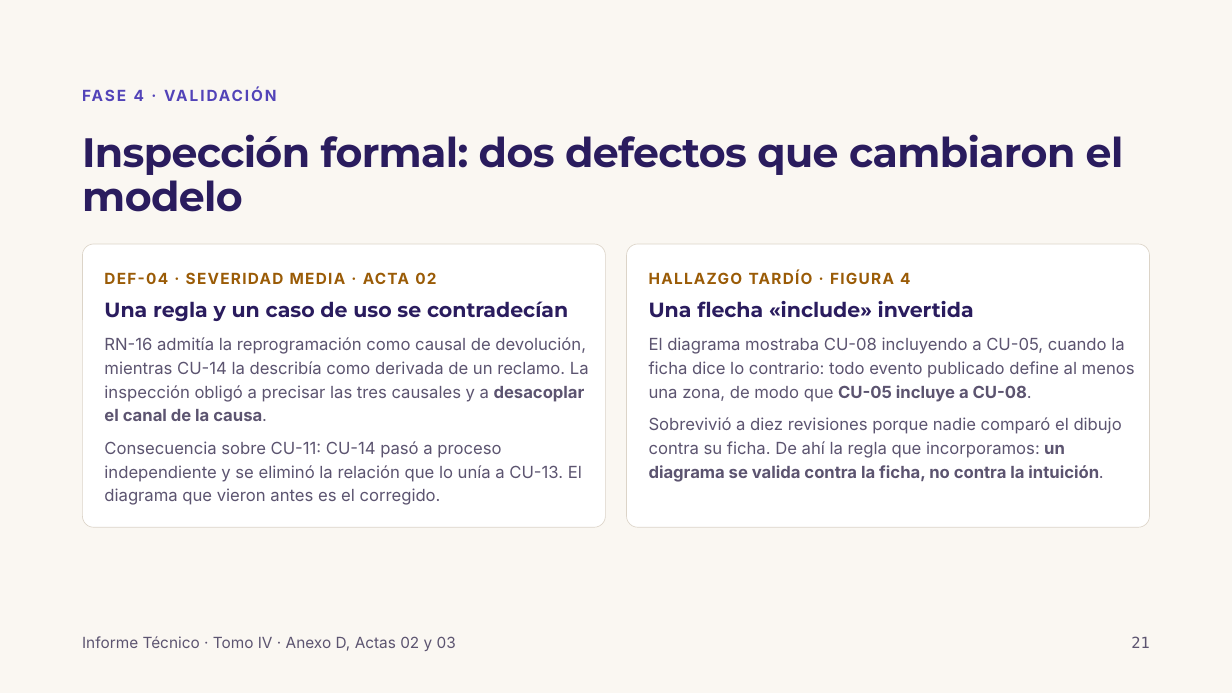
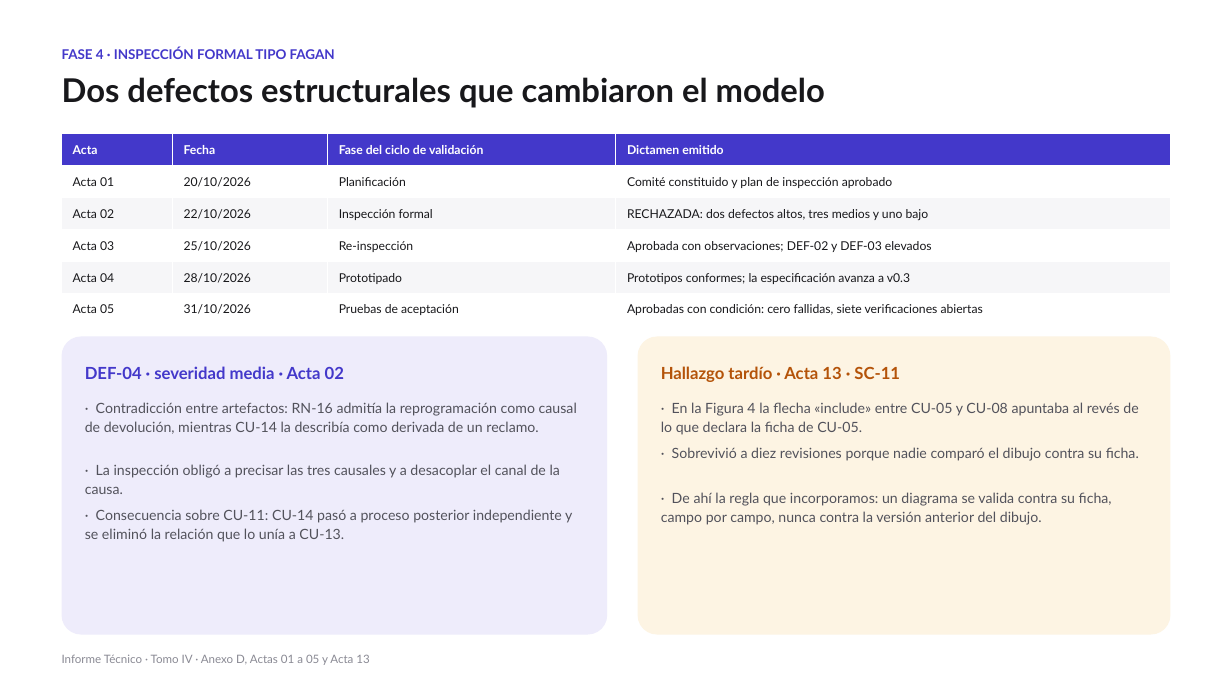
Before and after one commit to wdelgadoc/Grupo5-IR-UNFV, a slide deck: slide 20 of Presentacion_VAOPE_CU-11_Grupo_5.pptx (slide 21 before the commit). Drawn at 1232x693 pixels with LibreOffice and Linux fonts; fonts in the diff are those of the drawing. Boxes give left, top, right and bottom in pixels: in the first picture for what was removed or moved away, otherwise in the second. Text is boxed around its words. In the diff, an @@ line names an element or a change of style, - is before the commit and + after.

```diff
--- a/Presentacion_VAOPE_CU-11_Grupo_5.pptx
+++ b/Presentacion_VAOPE_CU-11_Grupo_5.pptx
@@ background #FAF7F2 to #FFFFFF @@
@@ text at (62,47,335,59): text changed; size 12 to 10.5 pt; font Inter to Lato; text colour #5243B8 to #4338CA @@
-FASE 4 · VALIDACIÓN
+FASE 4 · INSPECCIÓN FORMAL TIPO FAGAN
@@ text at (62,77,825,108): text changed; size 32 to 25.5 pt; font Montserrat to Lato; text colour #2A1C5E to #18181B @@
-Inspección formal: dos defectos que cambiaron el modelo
+Dos defectos estructurales que cambiaron el modelo
@@ table added at (62,133,1171,325), 6 rows, 4 columns @@
+Acta | Fecha | Fase del ciclo de validación | Dictamen emitido
+Acta 01 | 20/10/2026 | Planificación | Comité constituido y plan de inspección aprobado
+Acta 02 | 22/10/2026 | Inspección formal | RECHAZADA: dos defectos altos, tres medios y uno bajo
+Acta 03 | 25/10/2026 | Re-inspección | Aprobada con observaciones; DEF-02 y DEF-03 elevados
+Acta 04 | 28/10/2026 | Prototipado | Prototipos conformes; la especificación avanza a v0.3
+Acta 05 | 31/10/2026 | Pruebas de aceptación | Aprobadas con condición: cero fallidas, siete verificaciones abiertas
@@ text removed at (649,271,910,284) @@
-HALLAZGO TARDÍO · FIGURA 4
@@ text removed at (104,301,568,321) @@
-Una regla y un caso de uso se contradecían
@@ text removed at (649,301,974,318) @@
-Una flecha «include» invertida
@@ rounded rectangle: place and size @@
-rounded rectangle at (82,244,605,528)
+rounded rectangle at (62,336,608,635)
@@ rounded rectangle at (62,336,608,635): fill #FFFFFF to #EEECFB; outline #DCD4C8 0.5 pt to none; proportions changed @@
@@ rounded rectangle: place and size @@
-rounded rectangle at (627,244,1150,528)
+rounded rectangle at (638,336,1171,635)
@@ rounded rectangle at (638,336,1171,635): fill #FFFFFF to #FDF4E3; outline #DCD4C8 0.5 pt to none; proportions changed @@
@@ text removed at (649,337,1135,402) @@
-El diagrama mostraba CU-08 incluyendo a CU-05, cuando la ficha dice lo contrario: todo evento publicado define al menos una zona, de modo que CU-05 incluye a CU-08.
@@ text at (85,366,344,379): text changed; size 12 to 13 pt; font Inter to Lato; text colour #9A5B06 to #4338CA @@
-DEF-04 · SEVERIDAD MEDIA · ACTA 02
+DEF-04 · severidad media · Acta 02
@@ text added at (661,366,900,382), 13 pt, text #B45309, bold @@
+Hallazgo tardío · Acta 13 · SC-11
@@ text at (85,402,577,434): text changed; size 13 to 11 pt; font Inter to Lato; text colour #5C5470 to #52525B @@
-RN-16 admitía la reprogramación como causal de devolución, mientras CU-14 la describía como derivada de un reclamo. La inspección obligó a precisar las tres causales y a desacoplar el canal de la causa.
+· Contradicción entre artefactos: RN-16 admitía la reprogramación como causal de devolución, mientras CU-14 la describía como derivada de un reclamo.
@@ text added at (661,402,1138,435), 11 pt, text #52525B @@
+· En la Figura 4 la flecha «include» entre CU-05 y CU-08 apuntaba al revés de lo que declara la ficha de CU-05.
@@ text at (672,447,1139,461): text changed; size 13 to 11 pt; font Inter to Lato; text colour #5C5470 to #52525B @@
-Sobrevivió a diez revisiones porque nadie comparó el dibujo contra su ficha. De ahí la regla que incorporamos: un diagrama se valida contra la ficha, no contra la intuición.
+· Sobrevivió a diez revisiones porque nadie comparó el dibujo contra su ficha.
@@ text added at (85,464,560,494), 11 pt, text #52525B @@
+· La inspección obligó a precisar las tres causales y a desacoplar el canal de la causa.
@@ text at (85,509,572,542): text changed; size 13 to 11 pt; font Inter to Lato; text colour #5C5470 to #52525B @@
-Consecuencia sobre CU-11: CU-14 pasó a proceso independiente y se eliminó la relación que lo unía a CU-13. El diagrama que vieron antes es el corregido.
+· Consecuencia sobre CU-11: CU-14 pasó a proceso posterior independiente y se eliminó la relación que lo unía a CU-13.
@@ text added at (661,492,1112,525), 11 pt, text #52525B @@
+· De ahí la regla que incorporamos: un diagrama se valida contra su ficha, campo por campo, nunca contra la versión anterior del dibujo.
@@ text at (62,654,369,665): text changed; size 12 to 9 pt; font Inter to Lato; text colour #5C5470 to #8A8A94 @@
-Informe Técnico · Tomo IV · Anexo D, Actas 02 y 03
+Informe Técnico · Tomo IV · Anexo D, Actas 01 a 05 y Acta 13
@@ text removed at (1131,636,1149,648) @@
-21
```
Also in this commit, not shown: 17 other slides changed, 12 slides added, 13 slides removed.
